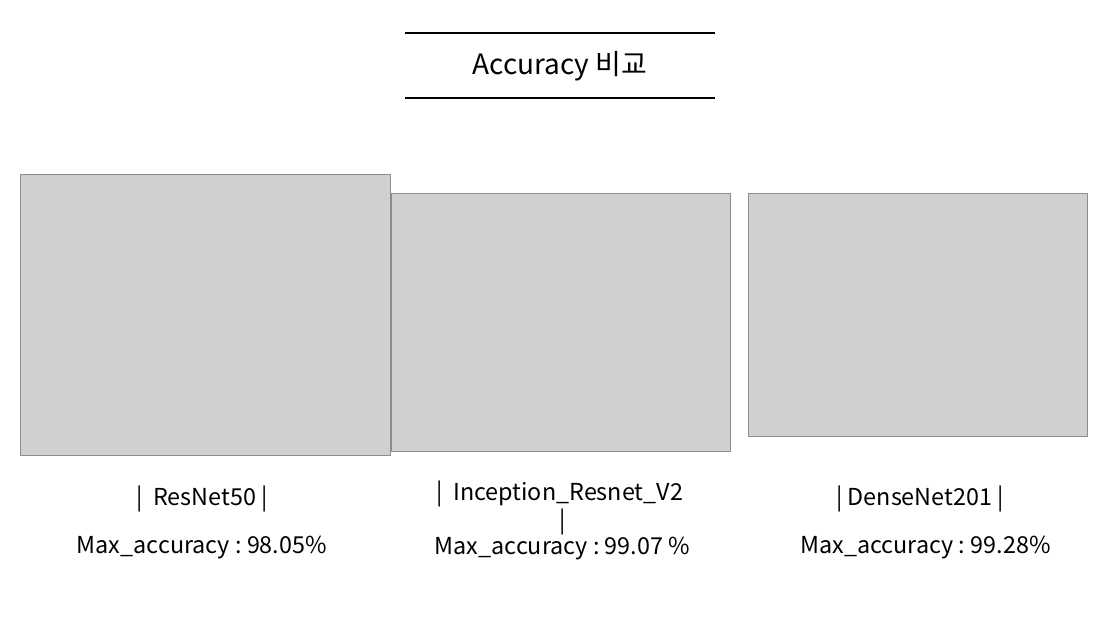
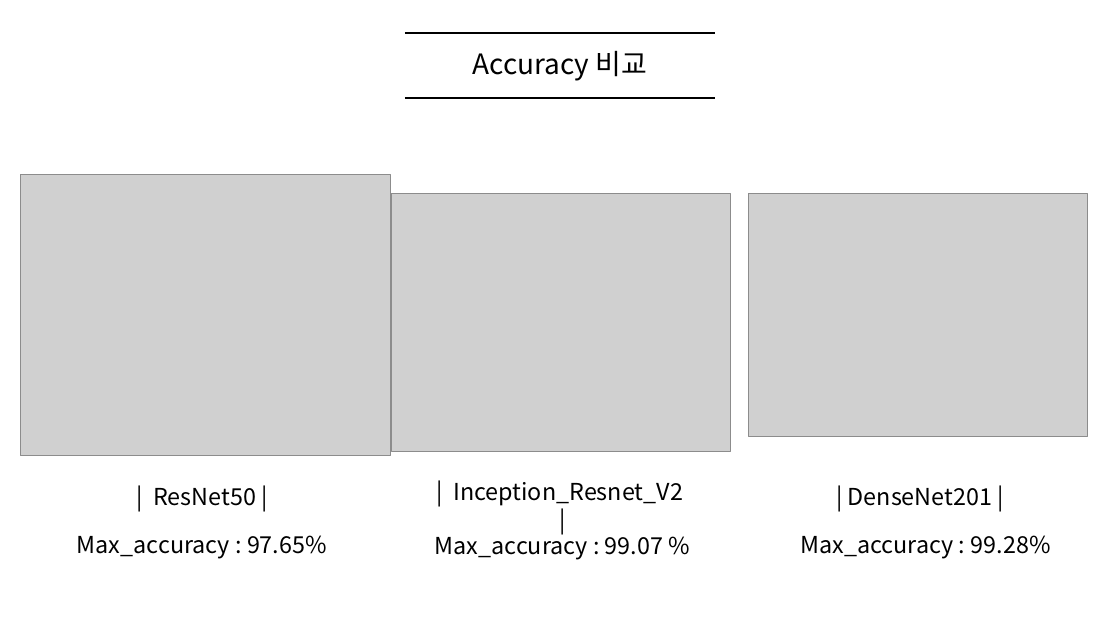
Before and after one commit to JinGyunJeong/Detect_covid19_from_CXR, a slide deck: slide 4 of Model_comparison.pptx. Drawn at 1120x630 pixels with LibreOffice and Linux fonts; fonts in the diff are those of the drawing; grey boxes stand for pictures. Boxes give left, top, right and bottom in pixels: in the first picture for what was removed or moved away, otherwise in the second. Text is boxed around its words. In the diff, an @@ line names an element or a change of style, - is before the commit and + after.

Commit message:
edit_ppt

```diff
--- a/Model_comparison.pptx
+++ b/Model_comparison.pptx
@@ text at (x1=77, y1=535, x2=327, y2=559): text changed @@
-Max_accuracy : 98.05%
+Max_accuracy : 97.65%
```
Also in this commit, not shown: 2 other slides changed.
